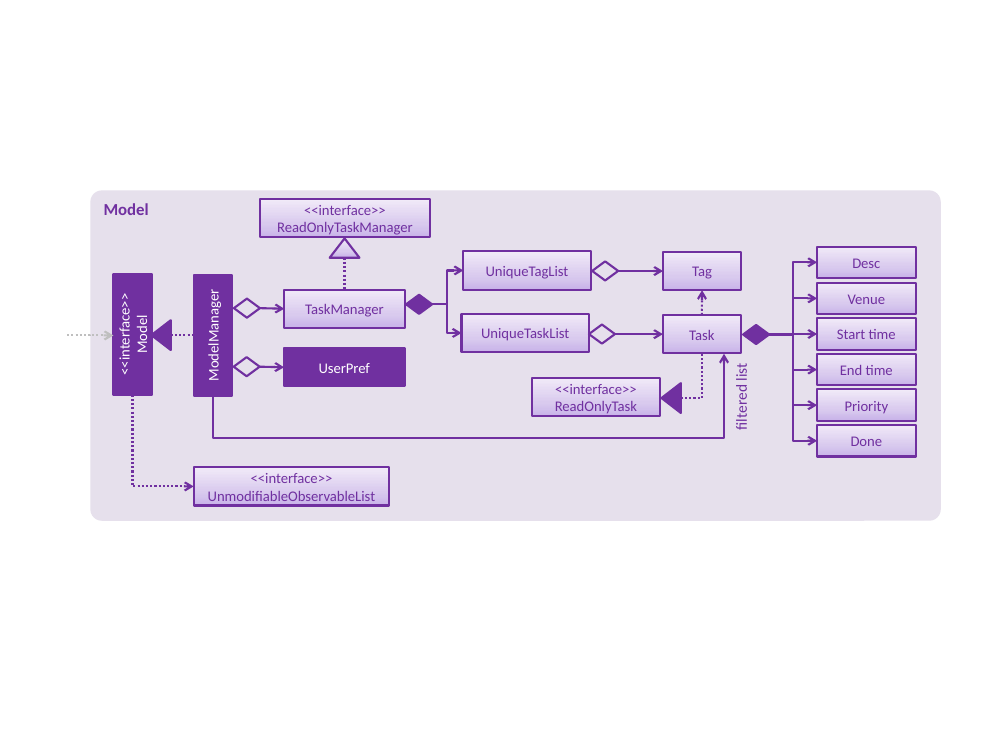
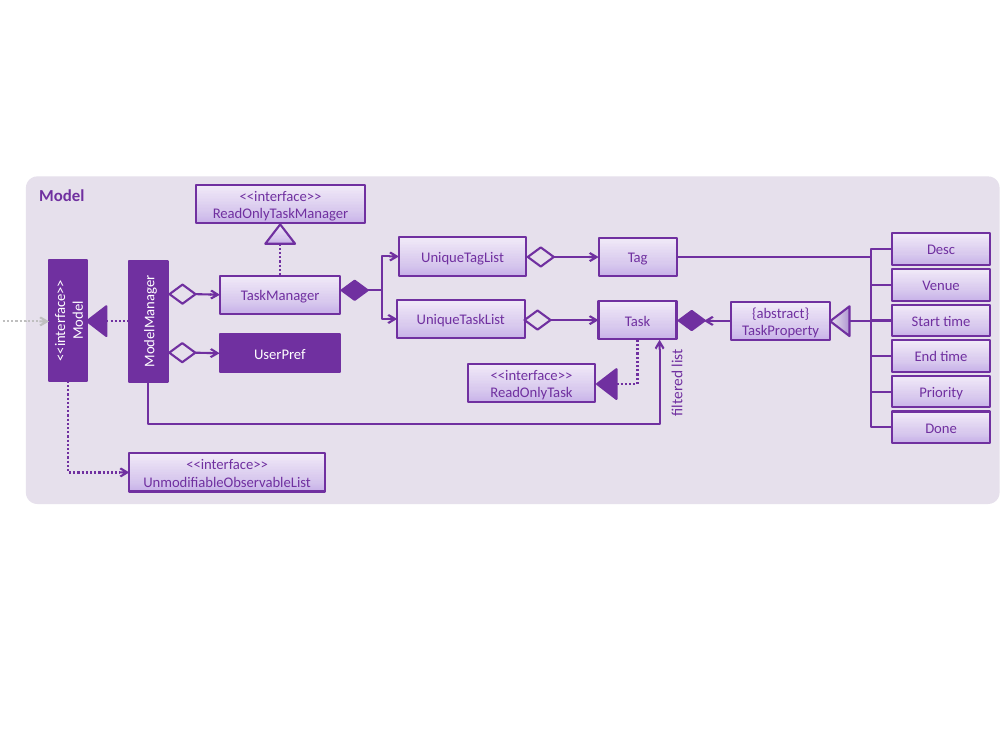
Before and after one commit to CS2103AUG2016-T16-C3/addressbook-level4, a slide deck: slide 7 of docs/diagrams/Diagrams.pptx. Drawn at 1008x756 pixels with LibreOffice and Linux fonts; fonts in the diff are those of the drawing. Boxes give left, top, right and bottom in pixels: in the first picture for what was removed or moved away, otherwise in the second. Text is boxed around its words. In the diff, an @@ line names an element or a change of style, - is before the commit and + after.

```diff
--- a/docs/diagrams/Diagrams.pptx
+++ b/docs/diagrams/Diagrams.pptx
@@ rounded rectangle "Model" resized from (x1=91, y1=191, x2=941, y2=521) to (x1=26, y1=176, x2=1000, y2=504) @@
@@ 6 rectangles moved together from (x1=817, y1=247, x2=916, y2=457) to (x1=892, y1=233, x2=991, y2=443) @@
@@ elbow line added from (850, 322) to (676, 257), #7030A0 1.5 pt @@
@@ elbow arrow moved from (769, 335) - (817, 262) to (850, 322) - (892, 249) @@
@@ elbow arrow (850, 322) - (892, 249): elbow arrow to elbow line @@
@@ arrow removed from (702, 316) to (703, 290) @@
@@ elbow arrow moved from (769, 335) - (817, 298) to (850, 322) - (892, 285) @@
@@ elbow arrow (850, 322) - (892, 285): elbow arrow to elbow line @@
@@ 11 rectangles, 7 elbow arrows, 6 diamonds, 3 triangles, 2 arrows, 2 elbow lines, 1 text, 1 line moved together from (x1=68, y1=200, x2=769, y2=506) to (x1=3, y1=185, x2=705, y2=492) @@
@@ elbow arrow added from (731, 322) to (704, 321), #7030A0 1.5 pt @@
@@ rectangle added at (x1=731, y1=302, x2=830, y2=341), fill gradient #C9B5E8 to #D8CBEE to #F0EAF9, outline #7030A0 1.5 pt, 10.5 pt, text #7030A0 @@
+{abstract} TaskProperty
@@ triangle added at (x1=830, y1=306, x2=849, y2=336), fill gradient #B197D2 to #CEC1E2 to #E7E1F0, outline #7030A0 1.5 pt @@
@@ elbow arrow moved from (769, 335) - (817, 440) to (850, 322) - (892, 427) @@
@@ elbow arrow (850, 322) - (892, 427): elbow arrow to elbow line @@
@@ elbow arrow moved from (769, 335) - (817, 405) to (850, 322) - (892, 392) @@
@@ elbow arrow (850, 322) - (892, 392): elbow arrow to elbow line @@
@@ elbow arrow moved from (769, 335) - (817, 370) to (850, 322) - (892, 356) @@
@@ elbow arrow (850, 322) - (892, 356): elbow arrow to elbow line @@
@@ elbow arrow moved from (769, 335) - (817, 334) to (850, 322) - (892, 321) @@
@@ elbow arrow (850, 322) - (892, 321): elbow arrow to elbow line @@
```
Also in this commit, not shown: 1 other slide changed, 3 other files.
